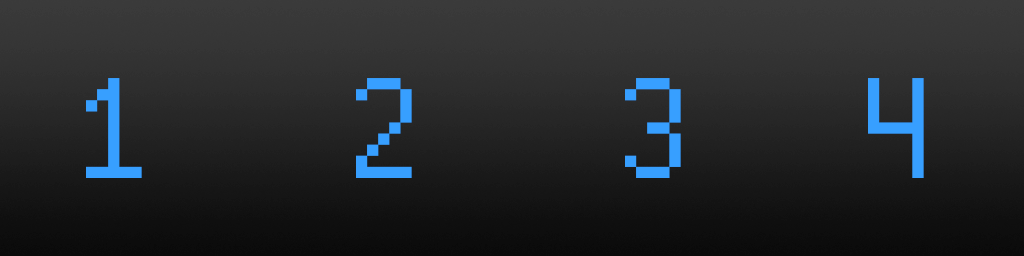
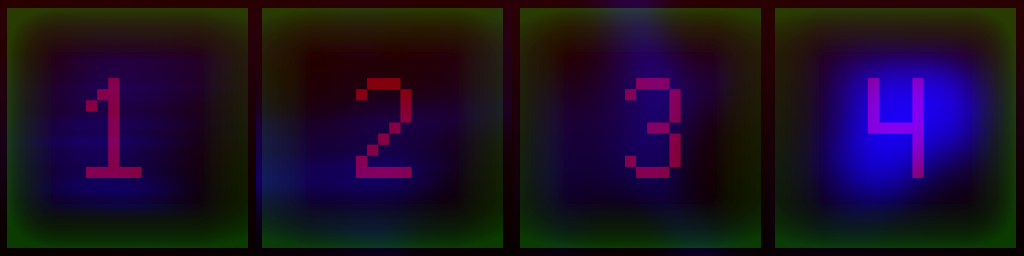
Layered file, before and after one edit (1024×256). Changes by layer:
moved "4" into group "R" over [868,78,924,178]
moved "3" into group "R" over [625,78,681,178]
moved "2" into group "R" over [356,78,412,178]
moved "1" into group "R" over [86,78,142,178]
moved "Layer 1" into group "R" over [0,0,1024,256]
added layer "Layer 3" over [0,0,1024,256]
